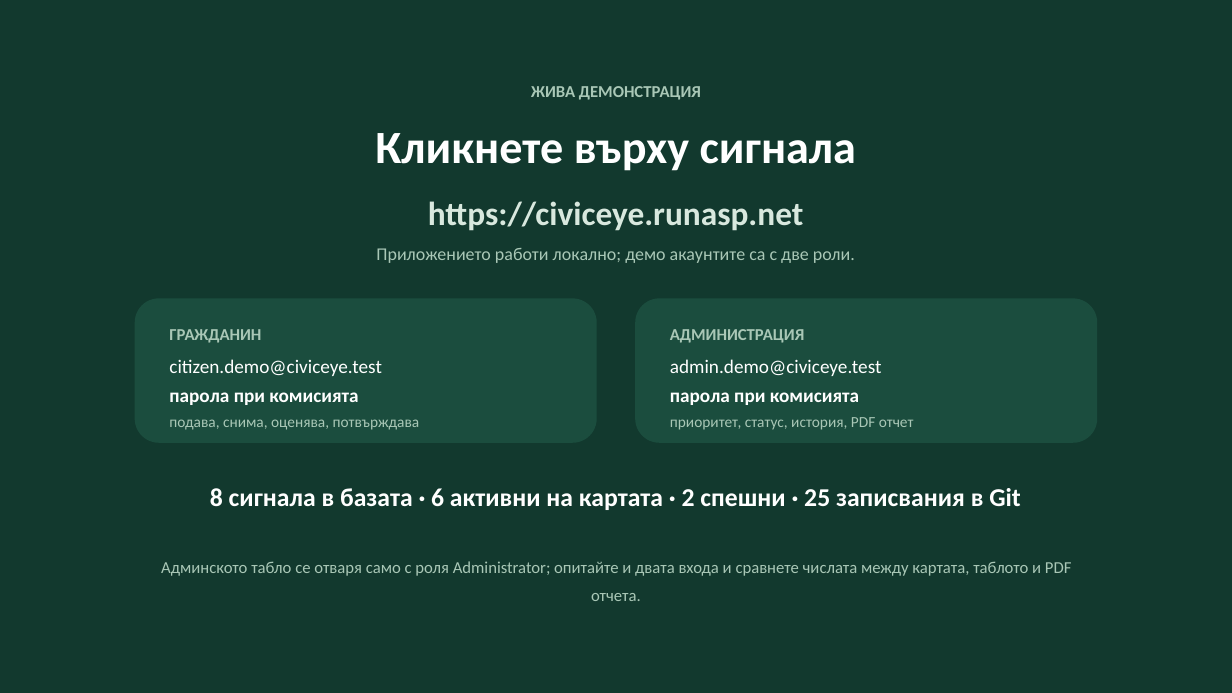
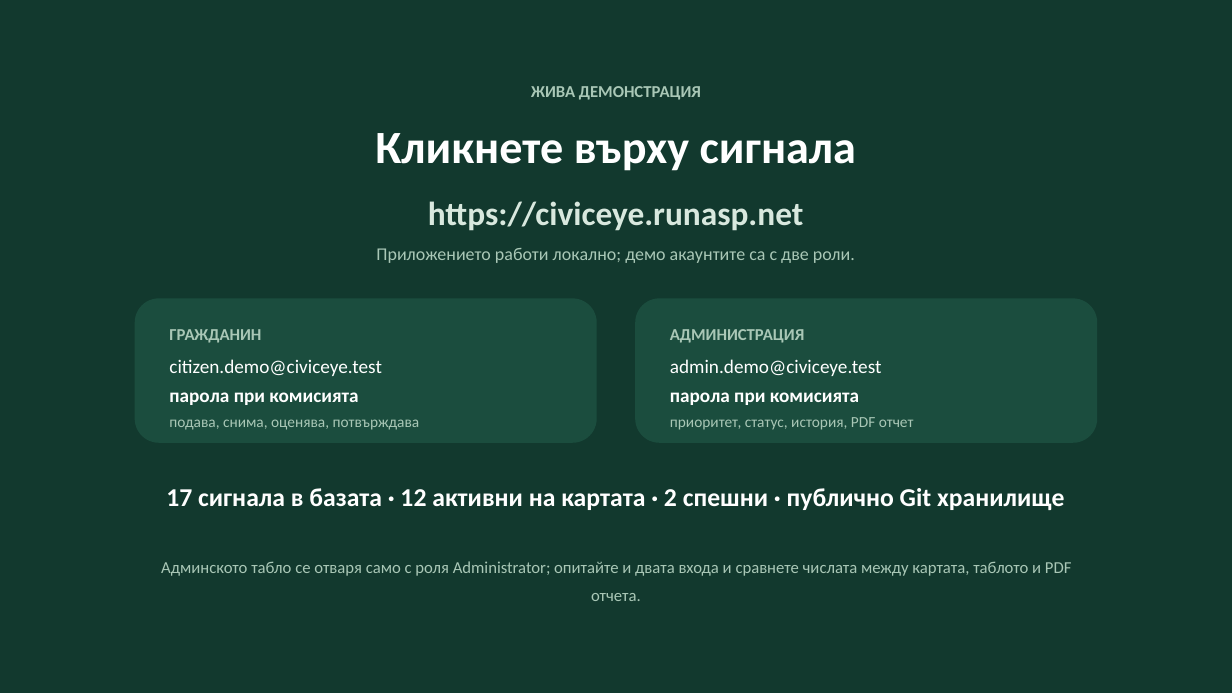
Before and after one commit to selinshengova-ai/CivicEyeGD, a slide deck: slide 12 of Docs/prezentacia-civiceye-gd.pptx (slide 10 before the commit). Drawn at 1232x693 pixels with LibreOffice and Linux fonts; fonts in the diff are those of the drawing. Boxes give left, top, right and bottom in pixels: in the first picture for what was removed or moved away, otherwise in the second. Text is boxed around its words. In the diff, an @@ line names an element or a change of style, - is before the commit and + after.

```diff
--- a/Docs/prezentacia-civiceye-gd.pptx
+++ b/Docs/prezentacia-civiceye-gd.pptx
@@ text at [166,488,1064,510]: text changed @@
-8 сигнала в базата · 6 активни на картата · 2 спешни · 25 записвания в Git
+17 сигнала в базата · 12 активни на картата · 2 спешни · публично Git хранилище
```
Also in this commit, not shown: 4 other slides changed, 2 slides added, 5 other files.
